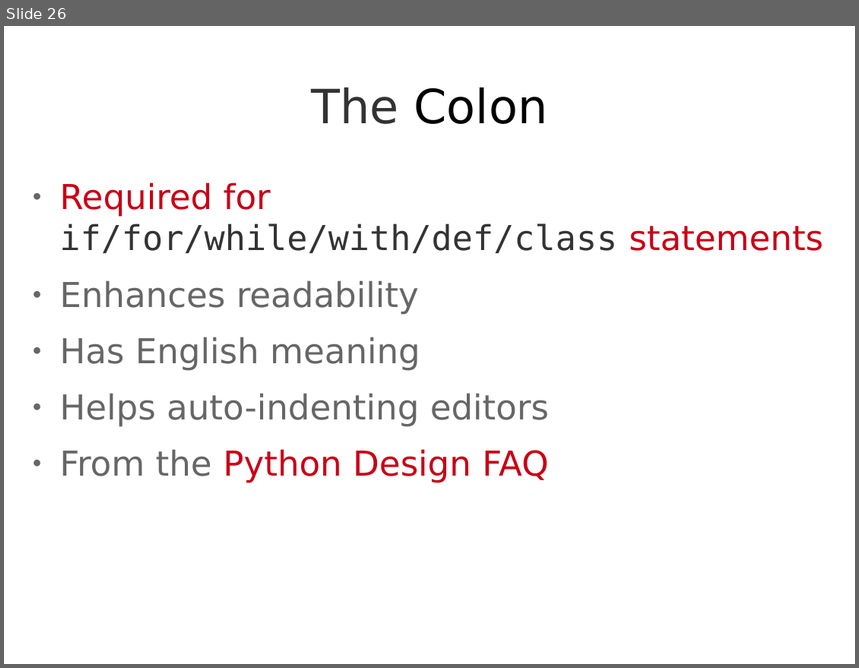
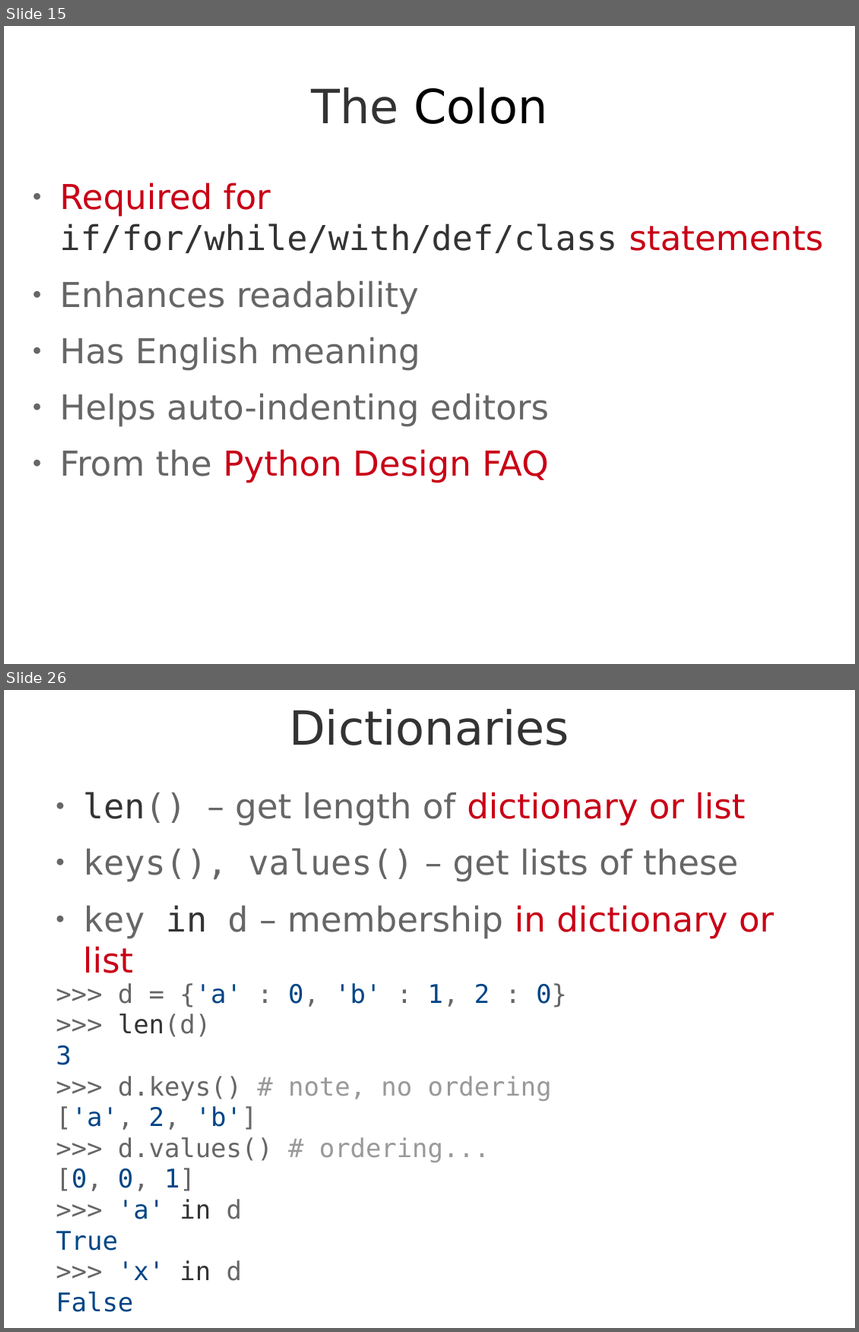
Before and after one commit to theonewolf/15-441-Recitation-Sessions, a slide deck: recitation4/src/recitation4.odp. Shown one above the other, each under a label of ours: slide 26 before the commit, slides 15 and 26 after it; the slides between them are not shown. The pictures are 859x668 and 859x1332 pixels, drawn with LibreOffice and Linux fonts; fonts in the diff are those of the drawing. Boxes give left, top, right and bottom in pixels: in the first picture for what was removed or moved away, otherwise in the second. Text is boxed around its words. In the diff, an @@ line names an element or a change of style, - is before the commit and + after.

```diff
--- a/recitation4/src/recitation4.odp
+++ b/recitation4/src/recitation4.odp
@@ slide 26 added at [4,690,855,1328], background #FFFFFF @@
@@ title added at [289,709,569,745], 44 pt, text #333333 @@
+Dictionaries
@@ text added at [83,792,774,973], 32 pt, text #666666 @@
+● len() – get length of dictionary or list
+● keys(), values() – get lists of these
+● key in d – membership in dictionary or list
@@ text added at [56,983,567,1312], 24 pt, text #666666 @@
+>>> d = {'a' : 0, 'b' : 1, 2 : 0}
+>>> len(d)
+3
+>>> d.keys() # note, no ordering
+['a', 2, 'b']
+>>> d.values() # ordering...
+[0, 0, 1]
+>>> 'a' in d
+True
+>>> 'x' in d
+False
@@ what was slide 26 is now slide 15 @@
```
Also in this commit, not shown: 13 slides changed, 29 other slides added, 10 slides removed, 4 other files.
